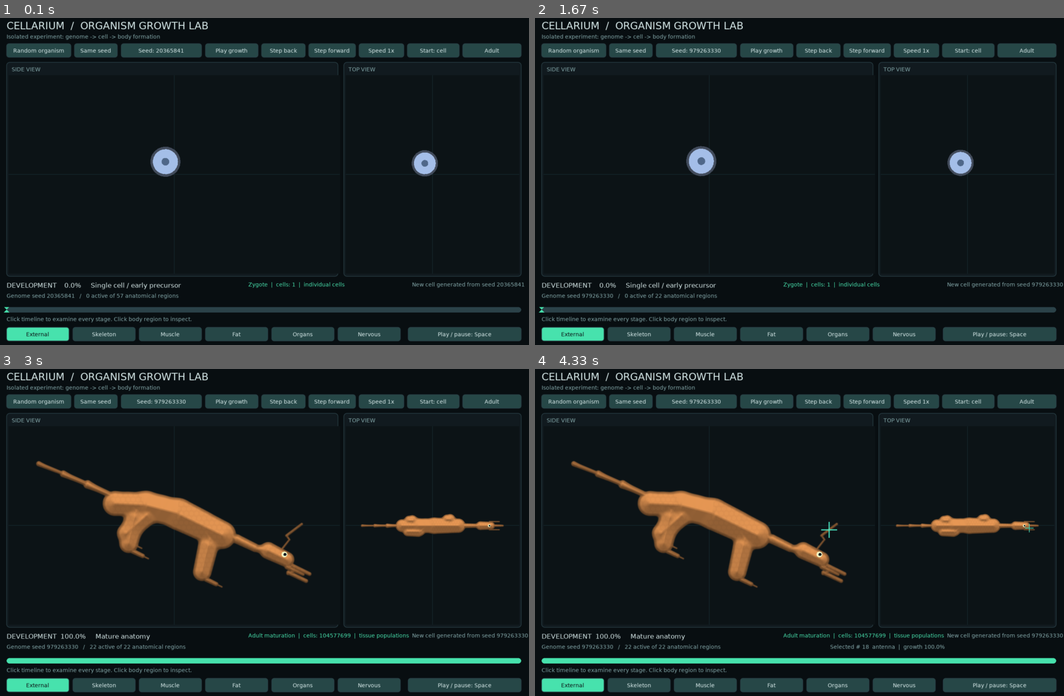
Above: before the commit, frames 1-4 (two rows, left to right).
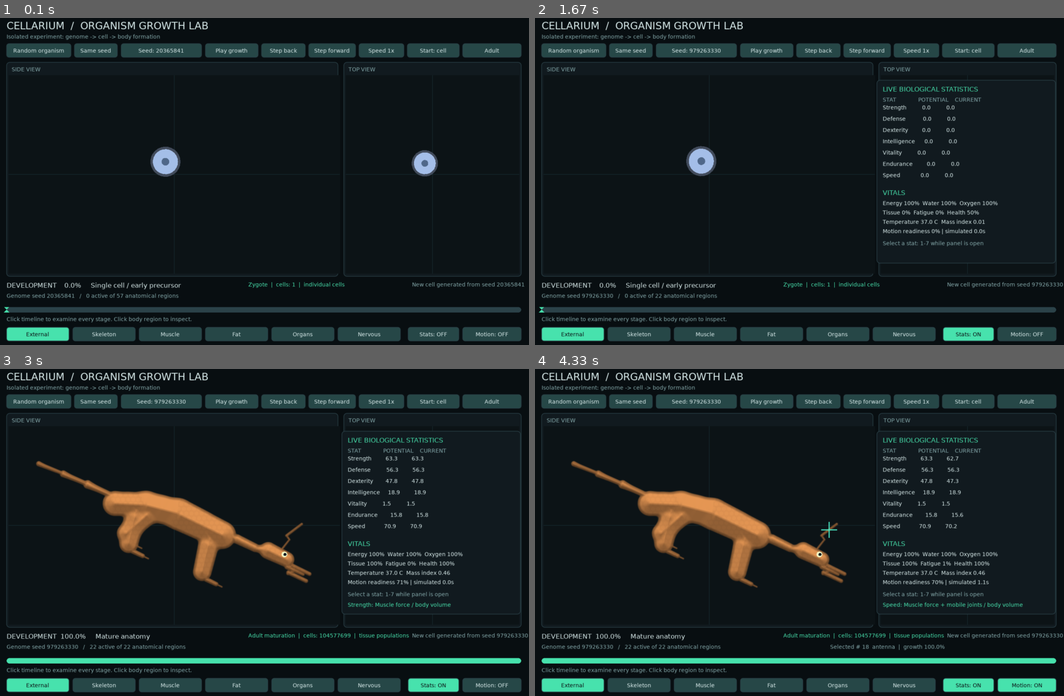
Above: after the commit, the same moments.

Repository: markchpaman10/cellarium
Game: LÖVE game, started from main.lua
Same seed, same stepped clock (60 frames per second), same inputs: the game is played once before the commit and once after it.
Inputs (mouse positions are in pixels of both pictures, inside the frame that each line leads up to):
- Up to frame 1 (0.1 s): no input
- Up to frame 2 (1.67 s): hold Tab 0.33-0.8 s; hold Right 0.33-0.8 s; move the mouse to (778, 194) at 0.37 s; click "Play growth" at 0.93 s; type "an" at 1.22 s; type "n" at 1.42 s; tap Enter at 1.55 s
- Up to frame 3 (3 s): hold M 1.77-2.23 s; hold Right 1.77-2.23 s; move the mouse to (95, 470) at 1.8 s; tap Space at 1.83, 2.13, 2.38, 2.68 s; hold Right 2.32-2.78 s; move the mouse to (433, 418) at 2.35 s; tap 1 at 2.47 s; click "Adult" at 2.92 s
- Up to frame 4 (4.33 s): click (1026, 686) at 3.25 s, where only the run after the commit has a clickable "Motion: OFF"; press the mouse at (831, 467) at 3.57 s; move the mouse to (836, 483) at 3.67 s; release the mouse at (836, 499) at 3.8 s; hold Right from 3.87 s (still down); move the mouse to (672, 444) at 3.9 s; tap Space at 3.93, 4.23 s; tap 7 at 4.02 s

The runs differ from the first frame. In frame 1, 0.1% of the frame differs, in the area x 79-97%, y 94-99%; in frame 2, 2.6%; in frame 3, 3.4%; in frame 4, 3.9%, in the area x 64-99%, y 18-99%.

Commit message:
Add independent camera pan, live anatomy-derived stats and basic exertion simulation

Diff:
--- a/main.lua
+++ b/main.lua
@@ -6,6 +6,7 @@
 local Develop = require('anatomical_development')
 local Render = require('reconstruction_rendering')
 local Embryology = require('embryology')
+local Physiology = require('physiology')
 
 local WIDTH, HEIGHT = 1360, 860
 local seed, genome, adult, embryo = 20365841, nil, nil, nil
@@ -15,6 +16,13 @@
 local status = 'Ready'
 local dirty, images = true, {}
 local viewZoom={side=1,top=1}
+local viewPan={side={x=0,y=0},top={x=0,y=0}}
+local dragging=nil
+local showStats=false
+local statDetail=nil
+local simulating=false
+local simulationTime=0
+local condition={energy=1,hydration=1,oxygen=1,temperature=37,tissue=1,fatigue=0}
 local cellState = nil
 local buttons = {}
 local palette = {
@@ -66,6 +74,9 @@
   if not ok then status='Generation failed: '..tostring(result);return end
   seed=newSeed;genome=result.genome;adult=result.adult;embryo=result.embryo
   progress=0;playing=false;selected=nil;dirty=true
+  simulating=false;simulationTime=0
+  condition={energy=1,hydration=1,oxygen=1,temperature=37,tissue=1,fatigue=0}
+  viewPan={side={x=0,y=0},top={x=0,y=0}};viewZoom={side=1,top=1}
   cellState=Embryology.evaluate(seed,0)
   status='New cell generated from seed '..seed
 end
@@ -86,7 +97,8 @@
   local ax,ay,bx,by=bounds(top)
   local fit=math.min((w-65)/math.max(1,bx-ax),(h-65)/math.max(1,by-ay),5)
   local zoom=fit*(top and viewZoom.top or viewZoom.side)
-  return w*.5-(ax+bx)*.5*zoom,h*.5-(ay+by)*.5*zoom,zoom
+  local pan=top and viewPan.top or viewPan.side
+  return w*.5-(ax+bx)*.5*zoom+pan.x,h*.5-(ay+by)*.5*zoom+pan.y,zoom
 end
 local function renderCanvas(top,w,h)
   local canvas=love.graphics.newCanvas(w,h)
@@ -143,6 +155,12 @@
   generate(seed)
 end
 function love.update(dt)
+  if simulating and progress>=1 then
+    local metrics=Physiology.evaluate(embryo,progress,condition)
+    local effort=metrics.movementCapacity
+    Physiology.advance(condition,dt,effort)
+    simulationTime=simulationTime+dt
+  end
   if playing then
     setProgress(progress+dt*speed/24)
     if progress>=1 then playing=false end
@@ -206,8 +224,33 @@
     button(name,x,807,160,35,function()layer=name;dirty=true end,layer==name)
     x=x+170
   end
-  button('Play / pause: Space',1050,807,290,35,function()playing=not playing end)
+  button('Stats: '..(showStats and 'ON' or 'OFF'),1050,807,130,35,function()showStats=not showStats end,showStats)
+  button('Motion: '..(simulating and 'ON' or 'OFF'),1190,807,150,35,function()
+    if progress>=1 then simulating=not simulating else status='Mature organism required for motion simulation' end
+  end,simulating)
   printText(status:sub(1,150),1060,689,small,palette.muted)
+  if showStats and embryo then
+    local metrics=Physiology.evaluate(embryo,progress,condition)
+    panel(880,172,458,470)
+    printText('LIVE BIOLOGICAL STATISTICS',895,185,font,palette.accent)
+    printText('STAT              POTENTIAL    CURRENT',895,214,small,palette.muted)
+    local names={'Strength','Defense','Dexterity','Intelligence','Vitality','Endurance','Speed'}
+    for i,name in ipairs(names) do
+      local yy=234+(i-1)*29
+      printText(string.format('%-14s %6.1f       %6.1f',name,metrics.potential[name],metrics.current[name]),895,yy,small)
+    end
+    printText('VITALS',895,451,font,palette.accent)
+    local v=metrics.vitals
+    printText(string.format('Energy %.0f%%  Water %.0f%%  Oxygen %.0f%%',v.Energy*100,v.Hydration*100,v.Oxygen*100),895,480,small)
+    printText(string.format('Tissue %.0f%%  Fatigue %.0f%%  Health %.0f%%',v.Tissue*100,v.Fatigue*100,v.Health*100),895,504,small)
+    printText(string.format('Temperature %.1f C  Mass index %.2f',v.Temperature,metrics.massIndex),895,528,small)
+    printText(string.format('Motion readiness %.0f%% | simulated %.1fs',metrics.movementCapacity*100,simulationTime),895,552,small)
+    printText('Select a stat: 1-7 while panel is open',895,583,small,palette.muted)
+    if statDetail then
+      local name=names[statDetail]
+      printText(name..': '..metrics.sources[name],895,610,small,palette.accent)
+    end
+  end
   love.graphics.pop()
 end
 -- Zoom the panel under the pointer. Each anatomical view retains its own
@@ -226,14 +269,31 @@
   dirty=true
 end
 function love.mousepressed(x,y,mouseButton)
+  local w,h=love.graphics.getDimensions();x=x/w*WIDTH;y=y/h*HEIGHT
+  if mouseButton==3 then
+    if x>=25 and x<=875 and y>=159 and y<=669 then dragging='side'
+    elseif x>=890 and x<=1335 and y>=159 and y<=669 then dragging='top' end
+    return
+  end
   if mouseButton~=1 then return end
-  local w,h=love.graphics.getDimensions();x=x/w*WIDTH;y=y/h*HEIGHT
   for _,b in ipairs(buttons) do
     if x>=b.x and x<=b.x+b.w and y>=b.y and y<=b.y+b.h then b.action();return end
   end
   if y>=755 and y<=770 then playing=false;setProgress((x-20)/1320);return end
   if x>=25 and x<=875 and y>=159 and y<=669 then selectPart(x-25,y-159,false,850,510)
   elseif x>=890 and x<=1335 and y>=159 and y<=669 then selectPart(x-890,y-159,true,445,510) end
+end
+function love.mousereleased(x,y,button)
+  if button==3 then dragging=nil end
+end
+function love.mousemoved(x,y,dx,dy)
+  if not dragging then return end
+  local w,h=love.graphics.getDimensions()
+  if w<=0 or h<=0 then return end
+  local pan=viewPan[dragging]
+  pan.x=pan.x+dx*WIDTH/w
+  pan.y=pan.y+dy*HEIGHT/h
+  dirty=true
 end
 function love.textinput(t)
   if changingSeed then seedText=seedText..t:gsub('[^0-9]','');seedText=seedText:sub(1,10) end
@@ -245,6 +305,9 @@
     elseif key=='backspace' then seedText=seedText:sub(1,-2) end
     return
   end
+  if showStats and key>='1' and key<='7' then statDetail=tonumber(key);return end
+  if key=='tab' then showStats=not showStats;return end
+  if key=='m' then if progress>=1 then simulating=not simulating end;return end
   if key=='space' then playing=not playing
   elseif key=='right' then playing=false;setProgress(progress+.025)
   elseif key=='left' then playing=false;setProgress(progress-.025)
--- /dev/null
+++ b/physiology.lua
@@ -0,0 +1,79 @@
+-- Cellarium physiology estimates and non-destructive locomotion prototype.
+-- All values are dimensionless relative indices, not calibrated SI units.
+local M={}
+local function clamp(x,a,b) return math.max(a,math.min(b,x)) end
+local function ratio(a,b) return clamp(a/math.max(.001,b),0,1) end
+function M.evaluate(a,progress,condition)
+ local out={potential={},current={},vitals={},sources={}}
+ if not a then return out end
+ local muscle,force,leverage,brain,nerve,heart,lung,stomach,kidney=0,0,0,0,0,0,0,0,0
+ local support,armor,fat,volume=0,0,0,0
+ for _,c in ipairs(a.components or {}) do
+  local v=math.max(0,c.volume or 0)
+  volume=volume+v
+  if c.type=='Muscle' then muscle=muscle+v;force=force+(c.force or 0)*v;leverage=leverage+(c.leverage or 0)*v end
+  if c.type=='Bone' or c.type=='Support' then support=support+v end
+  if c.type=='Carapace' then armor=armor+v end
+  if c.type=='Fat' then fat=fat+v end
+  if c.type=='Brain' then brain=brain+v end
+  if c.type=='Nerve' then nerve=nerve+v end
+  if c.type=='Heart' then heart=heart+v end
+  if c.type=='Lung' then lung=lung+v end
+  if c.type=='Stomach' then stomach=stomach+v end
+  if c.type=='Kidney' then kidney=kidney+v end
+ end
+ local mobility,stability,joints=0,0,0
+ for _,j in ipairs(a.joints or {}) do
+  joints=joints+1;mobility=mobility+(j.mobility or 0);stability=stability+(j.stability or 0)
+ end
+ local maturity=clamp(progress or 0,0,1)
+ local tissue=maturity*(condition.tissue or 1)
+ local energy=condition.energy or 1
+ local hydration=condition.hydration or 1
+ local oxygen=condition.oxygen or 1
+ local fatigue=condition.fatigue or 0
+ local health=clamp(tissue*.5+hydration*.2+oxygen*.3,0,1)
+ local function put(name,base,modifier,source)
+  out.potential[name]=clamp(base,0,100)
+  out.current[name]=clamp(base*modifier,0,100)
+  out.sources[name]=source
+ end
+ local mass=math.max(.01,volume)
+ local strength=100*force/(force+mass*.6+.01)
+ local defense=100*(armor+support*.6)/(armor+support*.6+mass*.14+.01)
+ local dexterity=100*(mobility+leverage*8)/(mobility+leverage*8+joints*.45+1)
+ local intelligence=100*(brain*4+nerve)/(brain*4+nerve+mass*.08+.01)
+ local vitality=100*(heart+lung+kidney+support*.15)/(heart+lung+kidney+support*.15+mass*.12+.01)
+ local endurance=100*(heart+lung+fat*.25)/(heart+lung+fat*.25+mass*.09+.01)
+ local locomotion=100*(force+mobility*.3)/(force+mobility*.3+mass*.7+1)
+ local physical=health*(1-fatigue*.7)*energy
+ put('Strength',strength,physical,'Muscle force / body volume')
+ put('Defense',defense,tissue,'Armor + skeletal support / body volume')
+ put('Dexterity',dexterity,physical,'Joint mobility + muscle leverage')
+ put('Intelligence',intelligence,oxygen*tissue,'Brain + nerve tissue')
+ put('Vitality',vitality,health,'Heart + lung + kidney + support')
+ put('Endurance',endurance,energy*oxygen*(1-fatigue),'Circulation + respiration + fat reserves')
+ put('Speed',locomotion,physical,'Muscle force + mobile joints / body volume')
+ out.vitals={Energy=energy,Hydration=hydration,Oxygen=oxygen,
+  Temperature=condition.temperature or 37,Tissue=tissue,Fatigue=fatigue,
+  Health=health}
+ out.massIndex=mass
+ out.maturity=maturity
+ out.movementCapacity=out.current.Speed/100
+ out.sources.Energy='Stored fuel / exertion'
+ out.sources.Hydration='Water reserve / activity'
+ out.sources.Oxygen='Respiratory supply / exertion'
+ out.sources.Temperature='Environmental heat balance'
+ out.sources.Tissue='Development + tissue condition'
+ out.sources.Fatigue='Accumulated exertion'
+ return out
+end
+function M.advance(c,dt,activity)
+ local a=clamp(activity or 0,0,1)
+ c.energy=clamp((c.energy or 1)-dt*(.00018+a*.003),0,1)
+ c.hydration=clamp((c.hydration or 1)-dt*(.00012+a*.0015),0,1)
+ c.oxygen=clamp((c.oxygen or 1)+dt*(.15*(1-a)-a*.035),0,1)
+ c.fatigue=clamp((c.fatigue or 0)+dt*(a*.018-(1-a)*.012),0,1)
+ c.tissue=clamp((c.tissue or 1)-dt*(a*.00008),0,1)
+end
+return M
